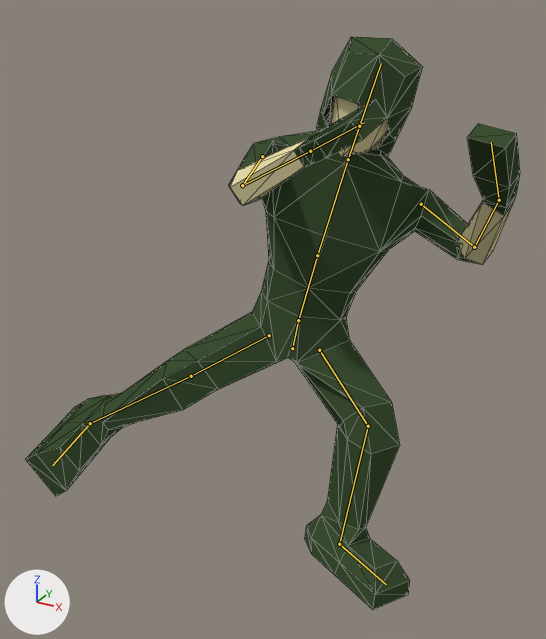
Before and after pictures for a commit that changed the Blender file Assets/3D/SimpleHuman.blend.
Both versions are drawn from a camera (50 mm lens) standing at (0.92, -2.261, 0.978) and looking at (-0.173, -0.275, -0.015). Arrows for +X, +Y and +Z are at lower left; the lights stay in place. Both versions are drawn at frame 13 of the action 'AttackA_Counter'; the numbers are the values there. The bones that bend it are drawn over the model as lines. Mesh edges are drawn as thin lines.

In view in the first picture: 'Hood', 'HumanMesh'.
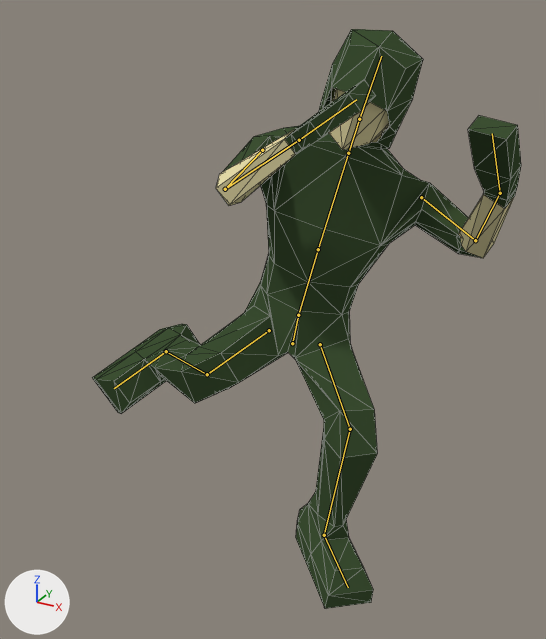
Pixel boxes [x1, y1, x2, y2] of what changed, in the pictures (546 x 639 px):
'HumanMesh', posed (13% narrower)
    before: [25, 95, 520, 610]
    after: [92, 79, 521, 609]
'Hood', posed
    before: [316, 37, 422, 156]
    after: [319, 29, 423, 149]
bone 'Pelvis', root to tip
    before: (292, 348) to (298, 320)
    after: (292, 343) to (298, 315)
bone 'UpperArm.r', root to tip
    before: (262, 156) to (242, 185)
    after: (262, 150) to (225, 189)
bone 'LowerArm.r', root to tip
    before: (242, 185) to (310, 151)
    after: (225, 189) to (299, 140)
bone 'UpperLeg.r', root to tip
    before: (269, 335) to (191, 376)
    after: (269, 330) to (207, 374)
bone 'LowerLeg.r', root to tip
    before: (191, 376) to (90, 423)
    after: (207, 374) to (166, 351)
bone 'Foot.r', root to tip
    before: (90, 423) to (52, 465)
    after: (166, 351) to (114, 388)
bone 'UpperLeg.l', root to tip
    before: (319, 350) to (368, 426)
    after: (320, 344) to (350, 429)
bone 'Foot.l', root to tip
    before: (339, 544) to (386, 584)
    after: (324, 535) to (348, 587)

The change, as a list of edits to the scene's bpy script:
```text
Change bone_pelvis:
    where bone_pelvis = bpy.data.objects['Human'].pose.bones['Pelvis']
    bone_pelvis.location: (0.189, -0.122, -0.1) -> (0.189, -0.102, -0.1)
Change bone_upperarm_r:
    where bone_upperarm_r = bpy.data.objects['Human'].pose.bones['UpperArm.r']  # child of 'Chest'
    bone_upperarm_r.rotation_quaternion: (0.684, -0.597, 0.218, -0.288) -> (0.785, -0.461, 0.194, -0.351)  # degrees (-81, -3, -43) -> degrees (-60, -1, -47)
Change bone_lowerarm_r:
    where bone_lowerarm_r = bpy.data.objects['Human'].pose.bones['LowerArm.r']  # child of 'UpperArm.r'
    bone_lowerarm_r.rotation_quaternion: (0.81, -0.491, 0.0, 0.0) -> (0.655, -0.755, 0.0, 0.0)  # degrees (-63, 0, 0) -> degrees (-98, 0, 0)
Change bone_upperleg_r:
    where bone_upperleg_r = bpy.data.objects['Human'].pose.bones['UpperLeg.r']  # child of 'Pelvis'
    bone_upperleg_r.rotation_quaternion: (0.856, -0.186, -0.187, 0.329) -> (0.796, -0.366, -0.253, 0.281)  # degrees (-30, -13, 45) -> degrees (-55, -13, 45)
Change bone_lowerleg_r:
    where bone_lowerleg_r = bpy.data.objects['Human'].pose.bones['LowerLeg.r']  # child of 'UpperLeg.r'
    bone_lowerleg_r.rotation_quaternion: (0.962, 0.258, 0.0, 0.0) -> (0.619, 0.771, 0.0, 0.0)  # degrees (30, 0, 0) -> degrees (103, 0, 0)
Change bone_foot_r:
    where bone_foot_r = bpy.data.objects['Human'].pose.bones['Foot.r']  # child of 'LowerLeg.r'
    bone_foot_r.rotation_quaternion: (0.962, -0.084, 0.0, 0.0) -> (0.905, -0.04, 0.0, 0.0)  # degrees (-10, 0, 0) -> degrees (-5, 0, 0)
Change bone_upperleg_l:
    where bone_upperleg_l = bpy.data.objects['Human'].pose.bones['UpperLeg.l']  # child of 'Pelvis'
    bone_upperleg_l.rotation_quaternion: (0.818, -0.26, -0.422, -0.238) -> (0.898, -0.24, -0.288, -0.167)  # degrees (-25, -57, -19) -> degrees (-26, -38, -12)
Change bone_foot_l:
    where bone_foot_l = bpy.data.objects['Human'].pose.bones['Foot.l']  # child of 'LowerLeg.l'
    bone_foot_l.rotation_quaternion: (1.0, 0.0, 0.0, 0.0) -> (1.0, -0.022, 0.0, 0.0)  # degrees (0, 0, 0) -> degrees (-2, 0, 0)
```
